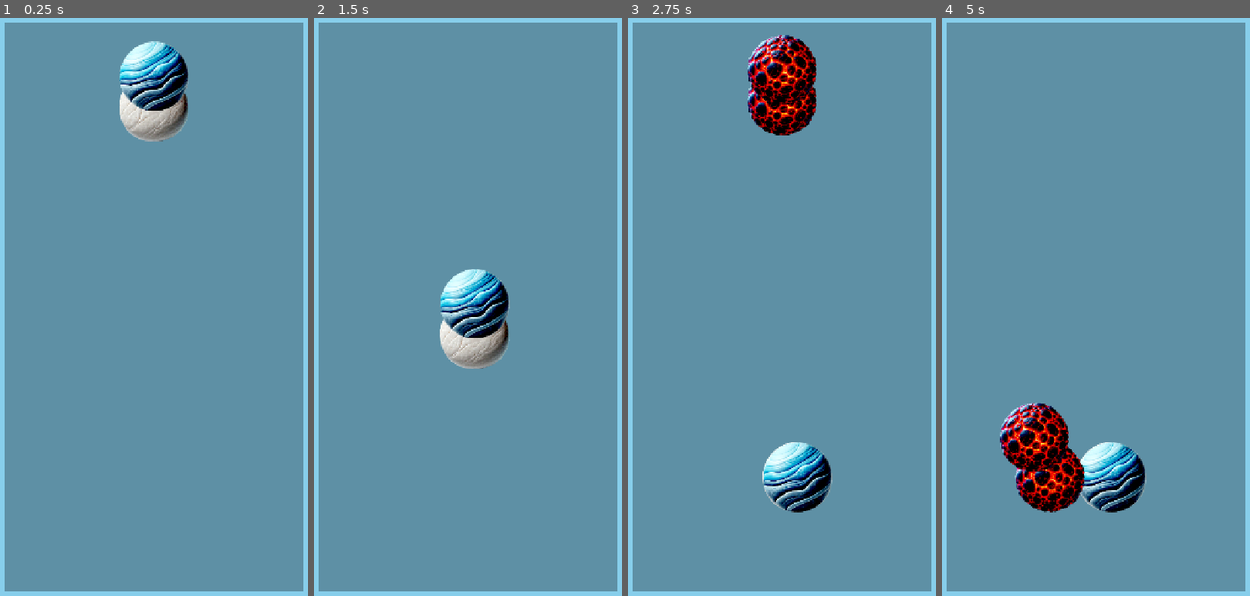
Above: before the commit, frames 1-4 (left to right).
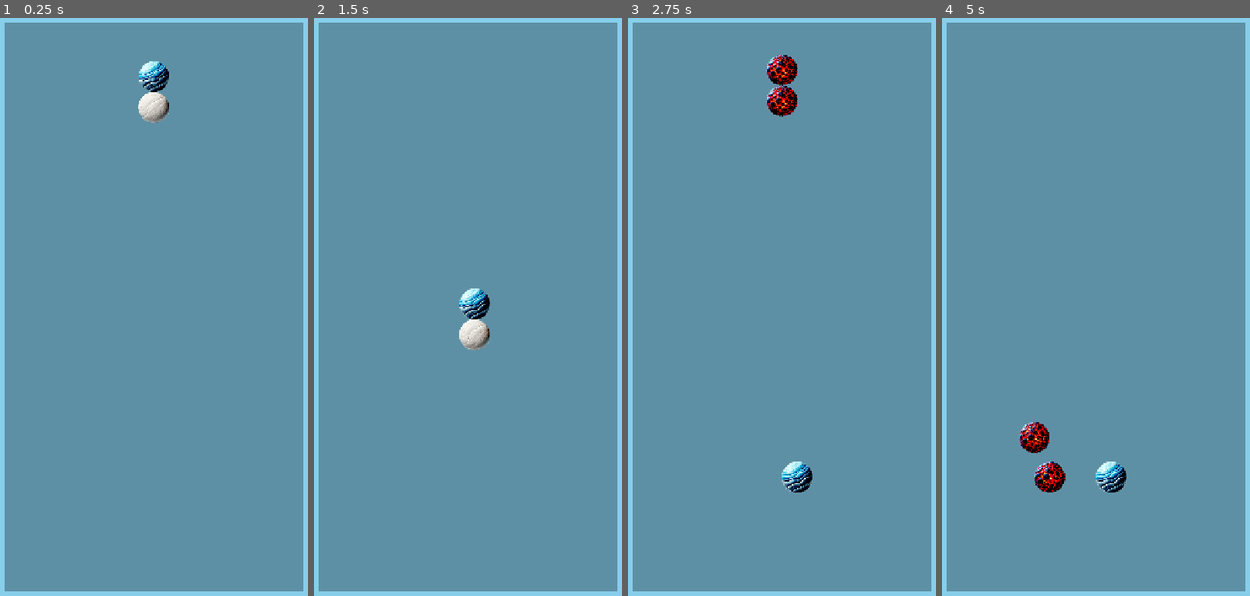
Above: after the commit, the same moments.

Repository: dmitriylogunov/pebbleharmony
Game: Godot game, scene res://scenes/main.tscn
Two runs of this game, one before a commit and one after it. Both use one fixed random seed, a clock stepped at 60 frames per second and the inputs below.
Inputs (mouse positions are in pixels of both pictures, inside the frame that each line leads up to):
- Up to frame 1 (0.25 s): no input
- Up to frame 2 (1.5 s): tap Enter at 0.5 s; move the mouse to (545, 278) at 0.52 s; hold Right 0.53-1.25 s; tap Q at 0.6 s; click (545, 278) at 0.67 s; tap Space at 0.77 s; drag from (397, 335) to (498, 278) at 1.27 s
- Up to frame 3 (2.75 s): move the mouse to (815, 168) at 2.02 s; hold Right from 2.03 s (still down); tap Q at 2.1 s
- Up to frame 4 (5 s): release Right at 2.75 s; drag from (1077, 428) to (1096, 70) at 2.77 s; move the mouse to (1200, 399) at 3.52 s; hold Left 3.53-4.25 s; tap Q at 3.6 s; tap Space at 3.77 s; drag from (991, 214) to (1065, 289) at 4.27 s

The runs differ from the first frame. In frame 1, 3.1% of the frame differs, in the area x 38-62%, y 4-22%; in frame 2, 3.1%; in frame 3, 5.2%; in frame 4, 5.5%, in the area x 18-67%, y 66-86%.

Commit message:
Fix the pebble scaling

Diff:
--- a/scenes/pebble.tscn
+++ b/scenes/pebble.tscn
@@ -6,6 +6,7 @@
 script = ExtResource("1_421eo")
 
 [node name="Sprite2D" type="Sprite2D" parent="."]
+scale = Vector2(0.444, 0.444)
 
 [node name="Area2D" type="Area2D" parent="."]
 
--- a/scripts/game_constants.gd
+++ b/scripts/game_constants.gd
@@ -3,6 +3,8 @@
 const GRID_WIDTH = 6
 const GRID_HEIGHT = 12
 const CELL_SIZE = 64
+const PEBBLE_TEXTURE_SIZE = 144
+const PEBBLE_SCALE = float(CELL_SIZE) / float(PEBBLE_TEXTURE_SIZE)
 
 const UI_MARGIN = 50
 const SCREEN_WIDTH = 720
